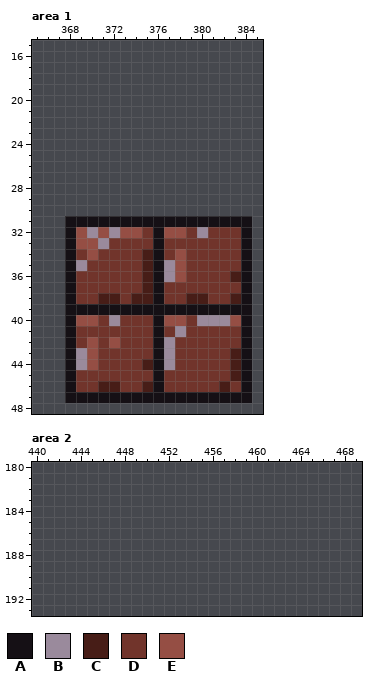
Two versions of one pixel-art file, Calidor The Frog/TileSets/tileSet Practice.ase. The first picture shows the starting point.
512x260 pixels, 1 frame. Colours within 5 levels of each other are drawn and written as one. Shown: area 1: x 365..385, y 15..48; area 2: x 440..469, y 180..193. The commit also changed other parts of the picture, which this record leaves out.
Palette (. is transparent): A #151015  B #9a8a9c  C #471d17  D #71342b  E #954e44
Pixels before, area 1, first column x 368:
31 AAAAAAAAAAAAAAAAA
32 AEBEBEEDAEEDBDDDA
33 AEEBDDDDADDDDDDDA
34 ADEDDDDCADEDDDDDA
35 ABDDDDDCABEDDDDDA
36 ADDDDDDCABEDDDDCA
37 ADDDDDDCADDDDDDDA
38 ADDCCDCCADDCCDDCA
39 AAAAAAAAAAAAAAAAA
40 AEEDBDDDAEEDBBBEA
41 ADDDDDDDADBDDDDDA
42 ADEDEDDDABDDDDDDA
43 ABEDDDDDABDDDDDCA
44 ABEDDDDCABDDDDDCA
45 ADDDDDDDADDDDDDCA
46 ADDCCDDCADDDDDCDA
47 AAAAAAAAAAAAAAAAA
New version:
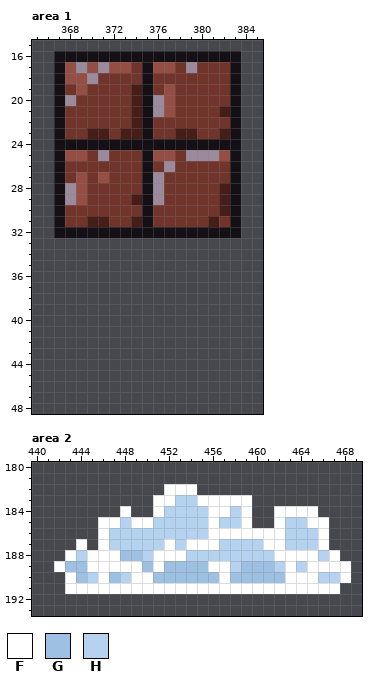
Colours new in this view: F #ffffff  G #9dc0e3  H #b5d3f1
Change:
Changed rows in their new state; - is an unchanged pixel.
Area 1:
first column x 367:
16 AAAAAAAAAAAAAAAAA-
17 AEBEBEEDAEEDBDDDA-
18 AEEBDDDDADDDDDDDA-
19 ADEDDDDCADEDDDDDA-
20 ABDDDDDCABEDDDDDA-
21 ADDDDDDCABEDDDDCA-
22 ADDDDDDCADDDDDDDA-
23 ADDCCDCCADDCCDDCA-
24 AAAAAAAAAAAAAAAAA-
25 AEEDBDDDAEEDBBBEA-
26 ADDDDDDDADBDDDDDA-
27 ADEDEDDDABDDDDDDA-
28 ABEDDDDDABDDDDDCA-
29 ABEDDDDCABDDDDDCA-
30 ADDDDDDDADDDDDDCA-
31 ADDCCDDC-DDDDDCD-.
32 A-AAAAAAA-AAAAAAA.
33 -.................
34 -.................
35 -.................
36 -.................
37 -.................
38 -.................
39 -.................
40 -.................
41 -.................
42 -.................
43 -.................
44 -.................
45 -.................
46 -.................
47 -.................
Area 2:
first column x 442:
182 ----------FFF--------------
183 ---------FFHHFFFFF---------
184 ------F--FHHHHFFHF--FFFF---
185 ----FFHFFHHHHHFHHF--FHHFF--
186 ----FHHHHHHHHHFFFFFFFHHHF--
187 --F-FHHHHHFHFFFHHHHFFHHHF--
188 -FHFFFGGHFFFHHHHHHHHFFFFHF-
189 FGGFFFFFGFGGGGFFHGGGHFHFFFF
190 -FGHFGHFFGGGGGGFGGGGGFFFHHF
191 -FFFFFFFFFFFFFFFFFFFFFFFFF-
Boxes around the changes in both pictures, in picture pixels (x1, y1, x2, y2):
changed: (54, 51, 252, 403)
added: (54, 484, 351, 594)
